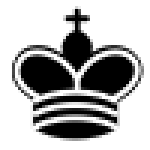
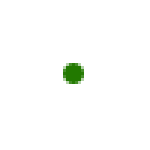
Layered file, before and after one edit (150×150). Changes by layer:
added layer "Ellipse 1" above "800px-Chess_Pieces_Sprite.svg" over [63, 63, 84, 84]
hid "800px-Chess_Pieces_Sprite.svg" over [12, 6, 144, 141]
